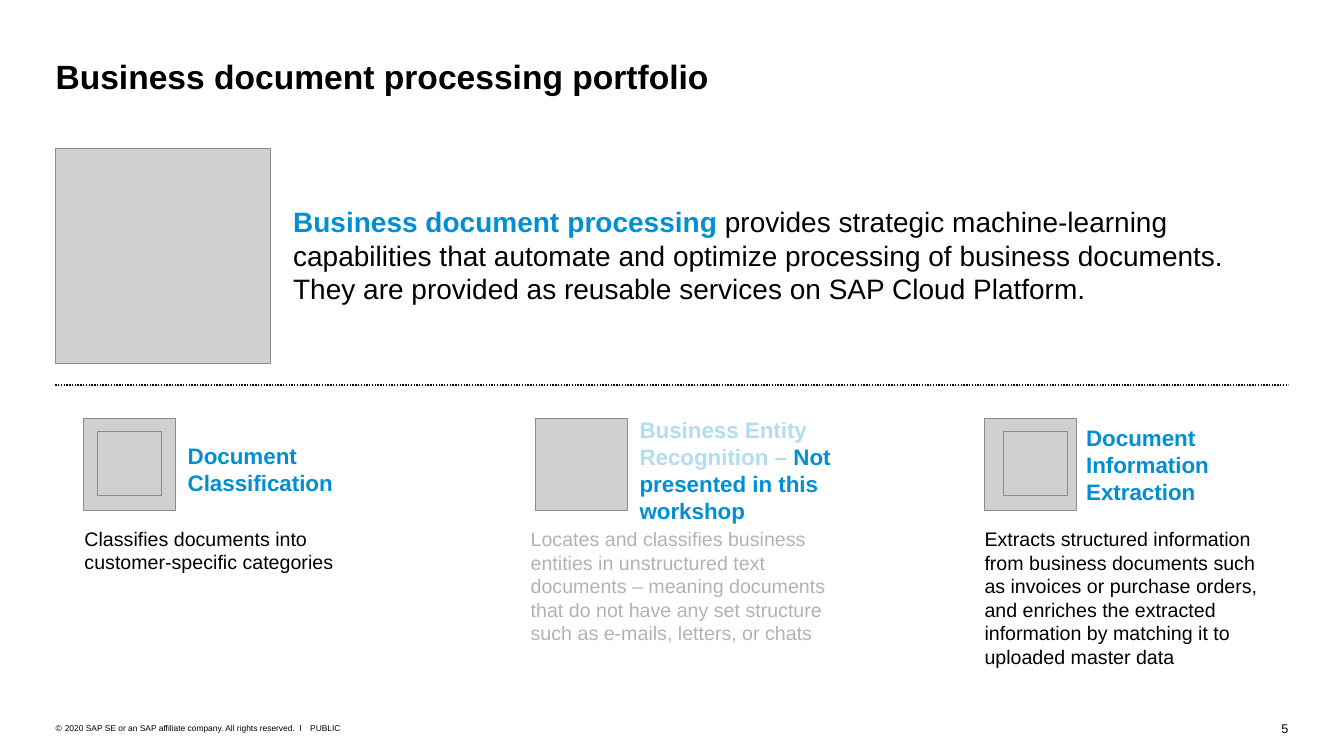
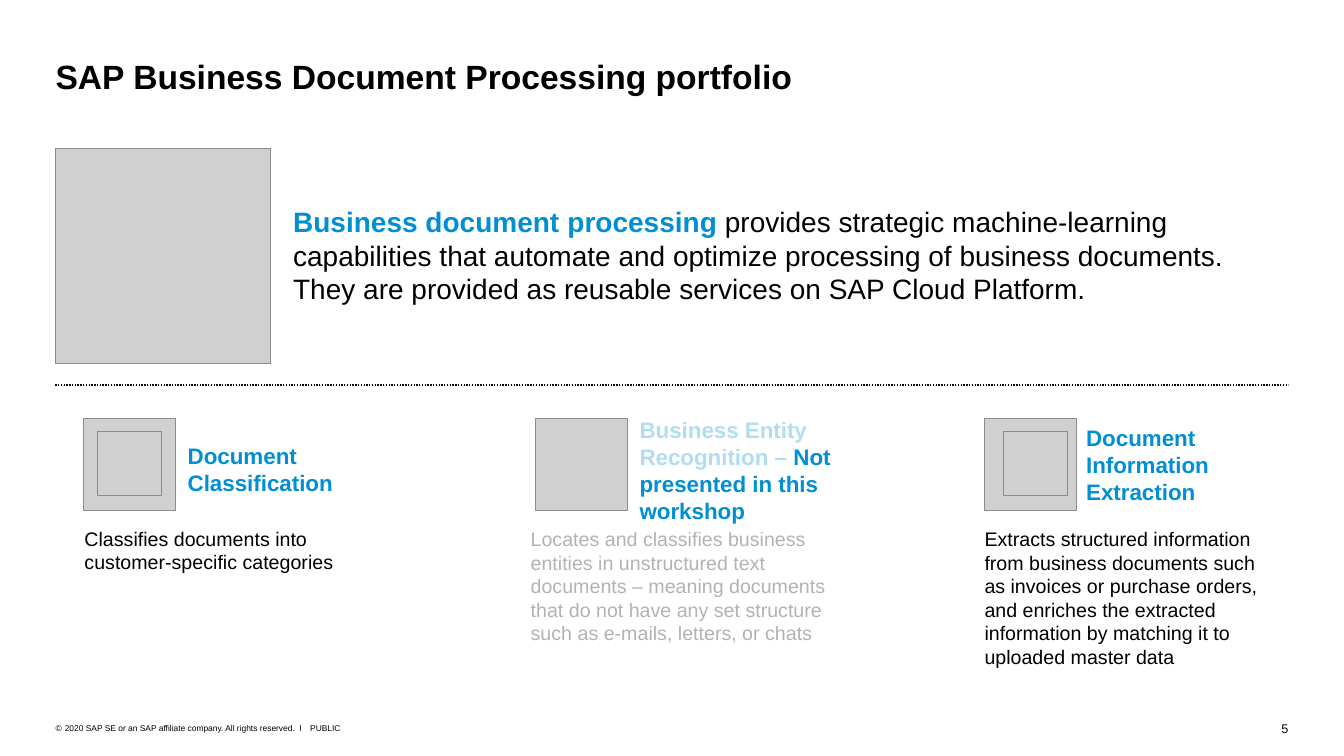
Before and after one commit to SAP-archive/teched2020-INT166, a slide deck: slide 5 of INT166.pptx. Drawn at 1344x756 pixels with LibreOffice and Linux fonts; fonts in the diff are those of the drawing; grey boxes stand for pictures. Boxes give left, top, right and bottom in pixels: in the first picture for what was removed or moved away, otherwise in the second. Text is boxed around its words. In the diff, an @@ line names an element or a change of style, - is before the commit and + after.

```diff
--- a/INT166.pptx
+++ b/INT166.pptx
@@ title at (56,64,792,96): text changed @@
-Business document processing portfolio
+SAP Business Document Processing portfolio
```
Also in this commit, not shown: 2 other slides changed.
